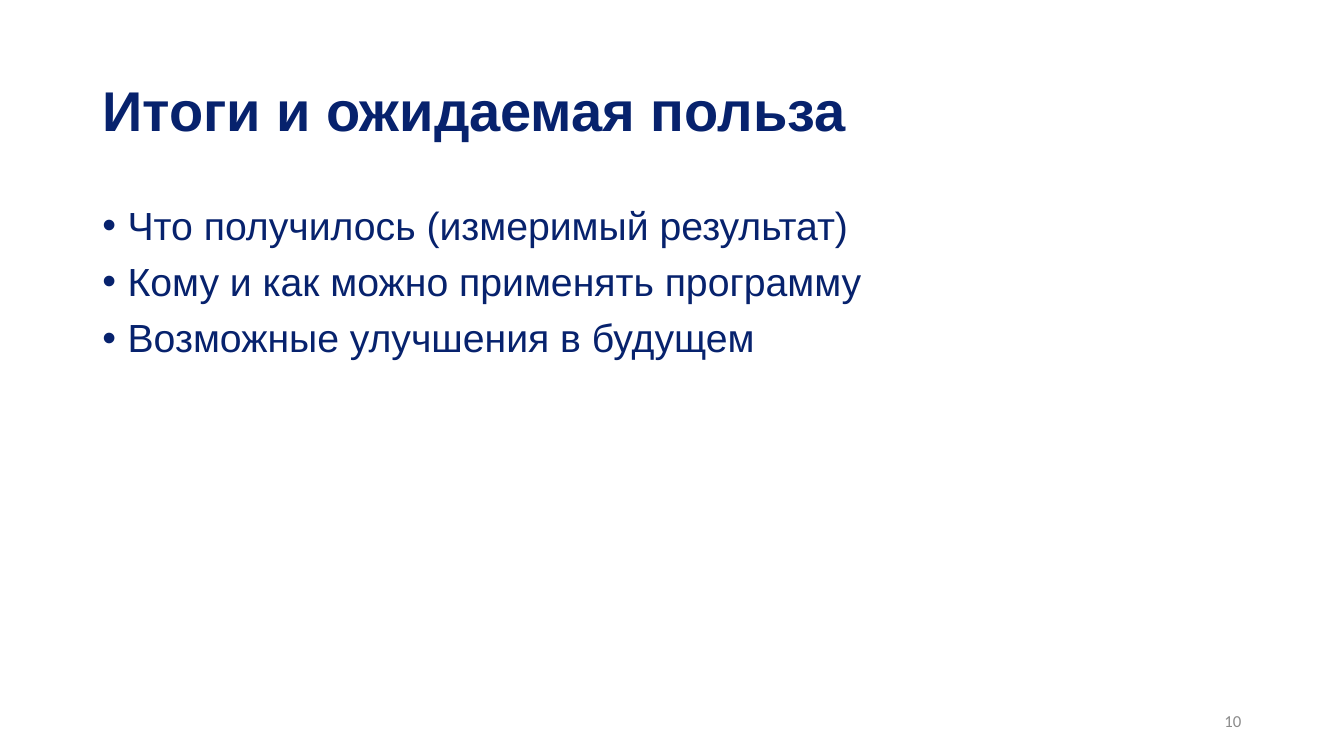
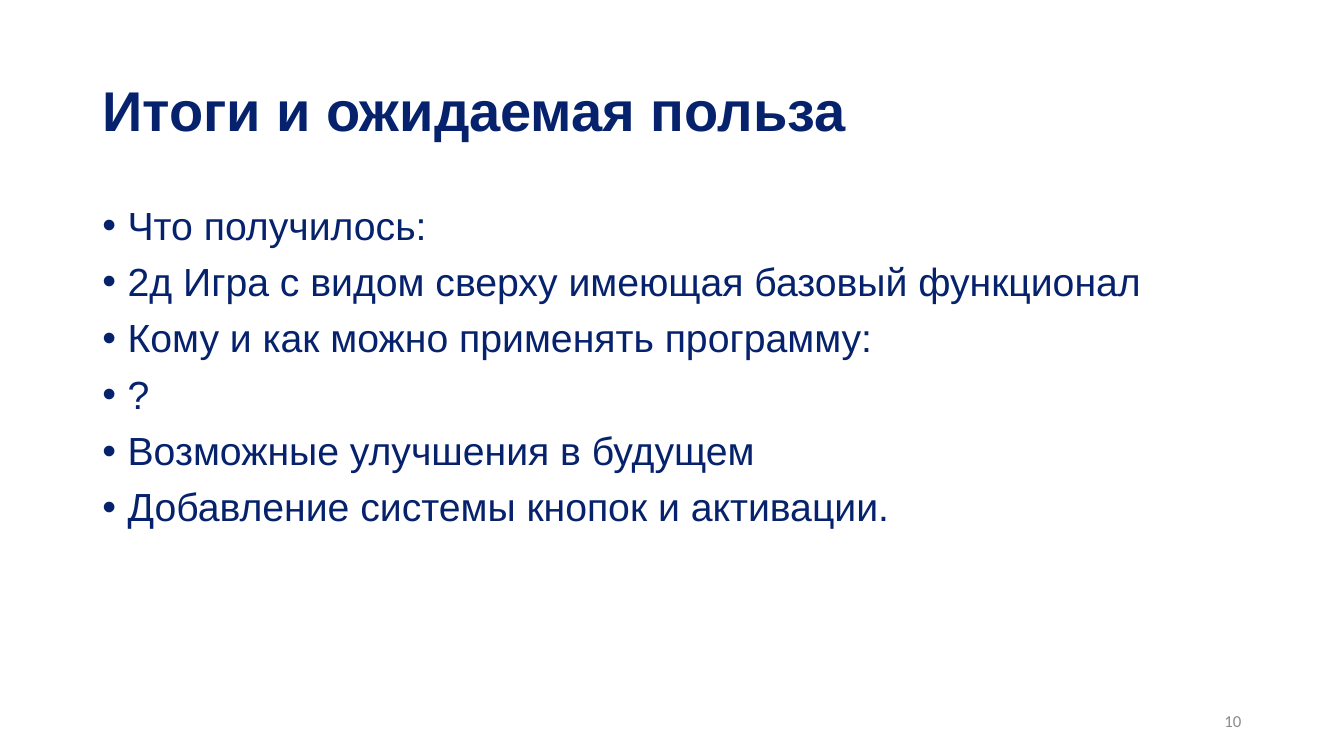
Before and after one commit to f3f44/ConGame, a slide deck: slide 10 of presentation.pptx. Drawn at 1344x756 pixels with LibreOffice and Linux fonts; fonts in the diff are those of the drawing; background and template pictures are left out. Boxes give left, top, right and bottom in pixels: in the first picture for what was removed or moved away, otherwise in the second. Text is boxed around its words. In the diff, an @@ line names an element or a change of style, - is before the commit and + after.

```diff
--- a/presentation.pptx
+++ b/presentation.pptx
@@ text at [128,213,1140,360]: text changed @@
-• Что получилось (измеримый результат)
-• Кому и как можно применять программу
+• Что получилось:
+• 2д Игра с видом сверху имеющая базовый функционал
+• Кому и как можно применять программу:
+• ?
@@ text at [128,492,889,529]: paragraph added @@
+• Добавление системы кнопок и активации.
```
Also in this commit, not shown: 4 other slides changed, 5 other files.
